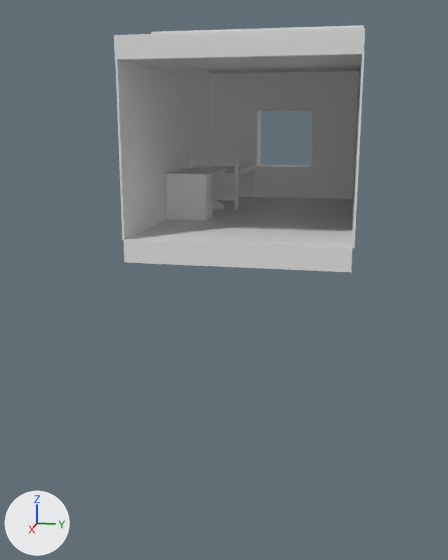
Renders of the Blender file SPOOPY/Assets/Resources/Models/Assets.blend from each side of a commit.
The view is the same before and after, from a camera (50 mm lens) standing at (10.55, 1.37, 1.45) and looking at (0.39, -0.66, -1.1). Arrows for +X, +Y and +Z are at lower left; the lights stay in place.

The first picture shows 'BedBeam', 'BedBeam2', 'Bedfram', 'Bedframe2', 'Bedplatform', 'Ceiling', 'Desk', 'Desk-Table', 'Floor', 'Wall', 'Wall2', 'Window Wall'.
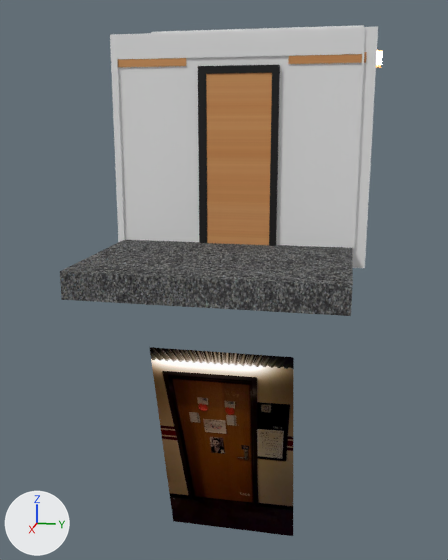
Location of each change, [x1, y1, x2, y2] in pixels of the pictures (448 x 560 px):
'Cube', added
    after: [110, 27, 378, 268]
'Floor', recoloured, surface changed, rescaled
    before: [124, 196, 352, 272]
    after: [60, 240, 353, 316]
'12086922_1000352883350465_367315660_n', added
    after: [149, 347, 294, 536]
'Cube.002', added
    after: [206, 73, 272, 245]
'Cube.001', added
    after: [198, 65, 280, 246]
'Desk-Table', recoloured
    both: [165, 172, 215, 220]
'Bedframe2', deleted
    before: [188, 157, 239, 209]
'shelfr', added
    after: [289, 52, 367, 64]
'shelfl', added
    after: [118, 58, 186, 67]
'Bedfram', deleted
    before: [213, 153, 256, 197]
'Desk', recoloured
    both: [174, 168, 227, 216]
'Bedplatform', deleted
    before: [210, 166, 248, 174]
'BedBeam', deleted
    before: [239, 164, 255, 175]
'Lightcover', added
    after: [376, 51, 382, 65]
'Lightcover.001', added
    after: [376, 50, 382, 68]
'BedBeam2', deleted
    before: [201, 166, 214, 168]
'Window Wall', unchanged, covered by the edit
    before: [213, 71, 359, 199]
'Wall2', unchanged, covered by the edit
    before: [115, 58, 213, 240]
    after: [115, 58, 125, 240]

Patch to the scene script:
```diff
--- a/SPOOPY/Assets/Resources/Models/Assets.blend.py
+++ b/SPOOPY/Assets/Resources/Models/Assets.blend.py
@@ mat_material_002 @@
+mat_material_002 = bpy.data.materials.new('Material.002')
+mat_material_002.use_nodes = True; mat_material_002.node_tree.nodes.clear()
+_N = mat_material_002.node_tree.nodes; _L = mat_material_002.node_tree.links
+n0 = _N.new('ShaderNodeOutputMaterial'); n0.name = 'Material Output'
+n1 = _N.new('ShaderNodeBsdfDiffuse'); n1.name = 'Diffuse BSDF'
+n2 = _N.new('ShaderNodeTexImage'); n2.name = 'Image Texture'
+n2.image = img_woodfine0005_1_s_jpg
+n2.projection = 'BOX'
+_L.new(n1.outputs[0], n0.inputs[0])  # 'BSDF' to 'Surface'
+_L.new(n2.outputs[0], n1.inputs[0])  # 'Color' to 'Color'
@@ mat_wood @@
+mat_wood = bpy.data.materials.new('Wood')
+mat_wood.use_nodes = True; mat_wood.node_tree.nodes.clear()
+_N = mat_wood.node_tree.nodes; _L = mat_wood.node_tree.links
+n0 = _N.new('ShaderNodeOutputMaterial'); n0.name = 'Material Output'
+n1 = _N.new('ShaderNodeBsdfDiffuse'); n1.name = 'Diffuse BSDF'
+n2 = _N.new('ShaderNodeTexImage'); n2.name = 'Image Texture'
+n2.image = img_woodfine0005_1_s_jpg
+n2.projection = 'BOX'
+n2.interpolation = 'Cubic'
+_L.new(n1.outputs[0], n0.inputs[0])  # 'BSDF' to 'Surface'
+_L.new(n2.outputs[0], n1.inputs[0])  # 'Color' to 'Color'
@@ mat_material_008 @@
+mat_material_008 = bpy.data.materials.new('Material.008')
+mat_material_008.use_nodes = True; mat_material_008.node_tree.nodes.clear()
+_N = mat_material_008.node_tree.nodes; _L = mat_material_008.node_tree.links
+n0 = _N.new('ShaderNodeOutputMaterial'); n0.name = 'Material Output'
+n1 = _N.new('ShaderNodeBsdfDiffuse'); n1.name = 'Diffuse BSDF'
+n2 = _N.new('ShaderNodeTexImage'); n2.name = 'Image Texture'
+n2.image = img_woodfine0005_1_s_jpg
+n2.projection = 'BOX'
+_L.new(n1.outputs[0], n0.inputs[0])  # 'BSDF' to 'Surface'
+_L.new(n2.outputs[0], n1.inputs[0])  # 'Color' to 'Color'
@@ mat_material_005 @@
+mat_material_005 = bpy.data.materials.new('Material.005')
+mat_material_005.use_nodes = True; mat_material_005.node_tree.nodes.clear()
+_N = mat_material_005.node_tree.nodes; _L = mat_material_005.node_tree.links
+n0 = _N.new('ShaderNodeOutputMaterial'); n0.name = 'Material Output'
+n1 = _N.new('ShaderNodeBsdfAnisotropic'); n1.name = 'Glossy BSDF'
+n1.distribution = 'GGX'
+n1.inputs[0].default_value = (0.0397, 0.0397, 0.0397, 1.0)  # 'Color', black #383838
+n1.inputs[1].default_value = 0.706  # 'Roughness'
+_L.new(n1.outputs[0], n0.inputs[0])  # 'BSDF' to 'Surface'
@@ me_cube_006 @@
 me_cube_006.from_pydata(...)  # 8 vertices, 6 faces; spans x -2.74..2.85, y -1.52..1.45, z -0.3..0.0
+# me_cube_006 part 1: texture (UV) coordinates changed
+me_cube_006.materials.append(mat_carpet)  # picture img_carpet0006_1_s_jpg
@@ me_cube_005 @@
 me_cube_005.from_pydata(...)  # 72 vertices, 62 faces; spans x -0.506..0.509, y -0.267..0.444, z -0.415..0.316
+me_cube_005.materials.append(mat_material_002)
@@ me_cube_028 @@
 me_cube_028.from_pydata(...)  # 40 vertices, 30 faces; spans x -0.216..0.216, y -0.391..0.321, z -0.432..0.3
+me_cube_028.materials.append(mat_material_002)
@@ ob_floor @@
 ob_floor.location = (0.0, 0.0, 0.0)
+ob_floor.scale = (1.66, 1.0, 1.0)
@@ ob_bedplatform @@
-ob_bedplatform = bpy.data.objects.new('Bedplatform', me_cube_027)
@@ ob_bedfram @@
-ob_bedfram = bpy.data.objects.new('Bedfram', me_cube_026)
@@ ob_bedbeam2 @@
-ob_bedbeam2 = bpy.data.objects.new('BedBeam2', me_cube_025)
@@ ob_bedbeam @@
-ob_bedbeam = bpy.data.objects.new('BedBeam', me_cube_024)
@@ ob_bedframe2 @@
-ob_bedframe2 = bpy.data.objects.new('Bedframe2', me_cube_019)
@@ ob_shelfl @@
+ob_shelfl = bpy.data.objects.new('shelfl', me_cube_051)  # 72 vertices, 54 faces; spans x -1.0..1.0, y -1.0..1.0, z -128.0..95.0
+ob_shelfl.location = (2.0, -1.1, 1.27)
+ob_shelfl.scale = (0.66, 0.428, 0.0111)
@@ ob_shelfr @@
+ob_shelfr = bpy.data.objects.new('shelfr', me_cube_057)  # 72 vertices, 54 faces; spans x -0.7..1.1, y -0.9..0.9, z -16.8..22.9
+ob_shelfr.location = (2.0, 1.04, 1.28)
+ob_shelfr.scale = (0.762, 0.488, -0.0622)
@@ ob_12086922_1000352883350465_367315660_n @@
+ob_12086922_1000352883350465_367315660_n = bpy.data.objects.new('12086922_1000352883350465_367315660_n', me_plane_001)  # 4 vertices, 1 face; spans x -0.281..0.281, y -0.5..0.5, z 0.0; in mat_12086922_1000352883350465_367315660_n (picture img_12086922_1000352883350465_367315660_n_jpg)
+ob_12086922_1000352883350465_367315660_n.location = (4.0, 0.09, -2.25)
+ob_12086922_1000352883350465_367315660_n.rotation_euler = (1.294, 0.0, -1.571)  # degrees (74, 0, -90)
+ob_12086922_1000352883350465_367315660_n.scale = (2.81, 2.81, 2.81)
@@ ob_cube_002 @@
+ob_cube_002 = bpy.data.objects.new('Cube.002', me_cube_093)  # a box spanning x -0.19..-0.03, y -0.91..0.91, z -3.84..0.91
+ob_cube_002.location = (2.86, 0.01, 1.68)
+ob_cube_002.scale = (0.437, 0.437, 0.437)
@@ ob_lightcover @@
+ob_lightcover = bpy.data.objects.new('Lightcover', me_cube_065)  # a box spanning x 3.09..6.81, y -0.91..0.91, z -0.66..0.66; in mat_material_001 (white #e7e7e7)
+ob_lightcover.location = (1.14, -0.03, 2.37)
+ob_lightcover.scale = (0.021, 1.92, 0.127)
@@ ob_cube @@
+ob_cube = bpy.data.objects.new('Cube', me_cube_067)  # 16 vertices, 12 faces; spans x -0.91..0.91, y -0.91..0.91, z -0.91..0.91
+ob_cube.location = (2.8, 0.0, 1.15)
+ob_cube.scale = (0.00926, 1.76, 1.54)
@@ ob_cube_001 @@
+ob_cube_001 = bpy.data.objects.new('Cube.001', me_cube_079)  # 32 vertices, 30 faces; spans x -0.9..0.9, y -20.5..0.9, z -1.9..46.6
+ob_cube_001.location = (2.82, 0.46, 0.01)
+ob_cube_001.scale = (0.0462, 0.0462, 0.0462)
@@ ob_lightcover_001 @@
+ob_lightcover_001 = bpy.data.objects.new('Lightcover.001', me_cube_080)  # a box spanning x -0.91..0.91, y -0.91..0.91, z -0.91..0.91
+ob_lightcover_001.location = (1.14, -0.03, 2.37)
+ob_lightcover_001.scale = (0.021, 1.92, 0.127)
```
